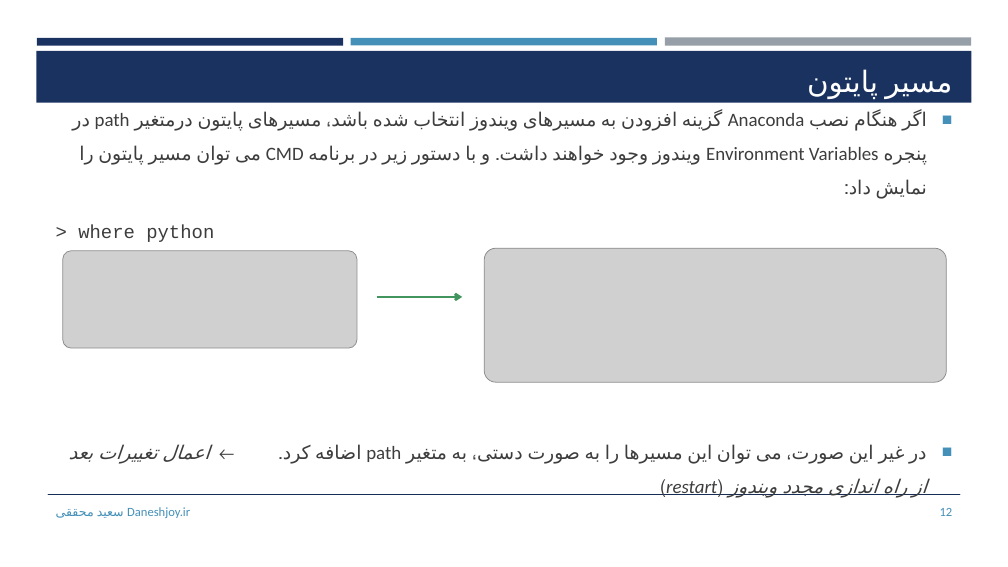
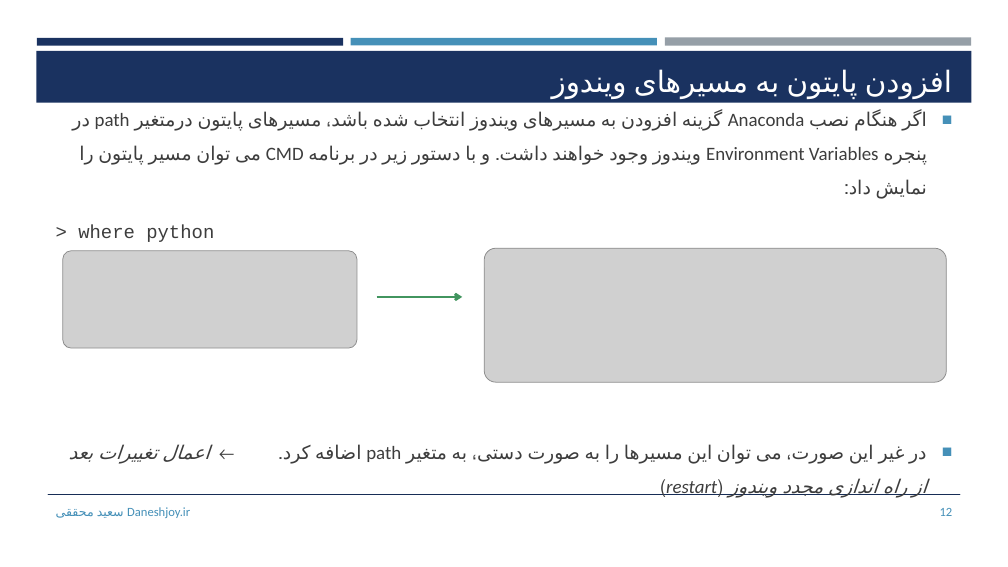
Before and after one commit to DaneshJoy/python_scientific, a slide deck: slide 12 of Python_Workshop.pptx. Drawn at 1008x567 pixels with LibreOffice and Linux fonts; fonts in the diff are those of the drawing; grey boxes stand for pictures. Boxes give left, top, right and bottom in pixels: in the first picture for what was removed or moved away, otherwise in the second. Text is boxed around its words. In the diff, an @@ line names an element or a change of style, - is before the commit and + after.

```diff
--- a/Python_Workshop.pptx
+++ b/Python_Workshop.pptx
@@ title at (198, 69, 952, 498): text changed @@
-مسیر پایتون
+افزودن پایتون به مسیرهای ویندوز
```
Also in this commit, not shown: 6 other slides changed, 14 slides added.
